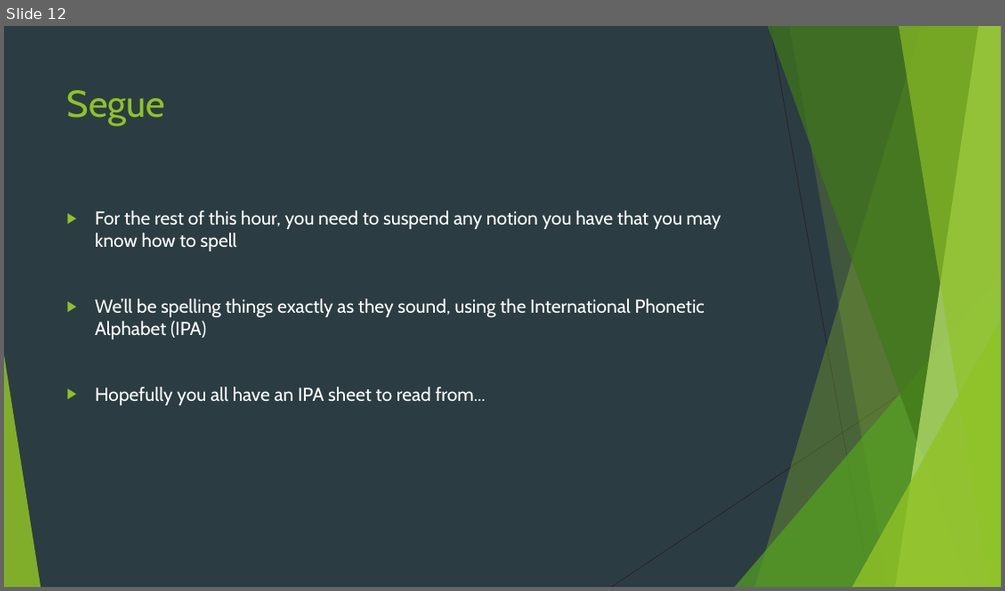
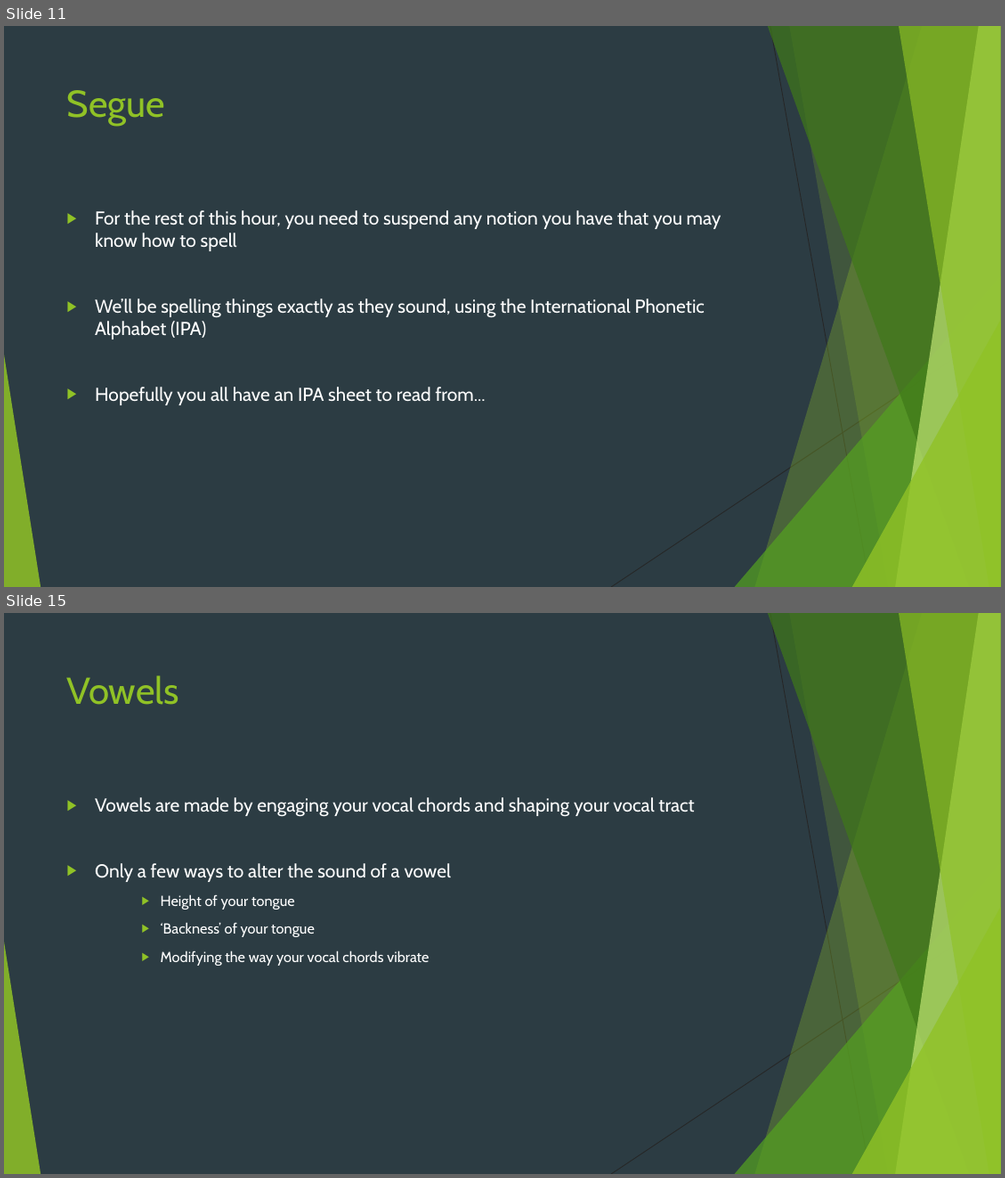
Before and after one commit to krownniuqjk/Lectures, a slide deck: Short Course in Linguistics Wk 1.pptx. Shown one above the other, each under a label of ours: slide 12 before the commit, slides 11 and 15 after it; the slides between them are not shown. The pictures are 1005x591 and 1005x1178 pixels, drawn with LibreOffice and Linux fonts; fonts in the diff are those of the drawing. Boxes give left, top, right and bottom in pixels: in the first picture for what was removed or moved away, otherwise in the second. Text is boxed around its words. In the diff, an @@ line names an element or a change of style, - is before the commit and + after.

```diff
--- a/Short Course in Linguistics Wk 1.pptx
+++ b/Short Course in Linguistics Wk 1.pptx
@@ slide 15 added at (4, 613, 1001, 1174), background #2C3C43; not listed: 10 template elements that a slide beside it also shows @@
@@ title added at (67, 675, 179, 705), 36 pt, text #90C226 @@
+Vowels
@@ text added at (95, 797, 694, 965), 18 pt, text #FFFFFF @@
+▶ Vowels are made by engaging your vocal chords and shaping your vocal tract
+▶ Only a few ways to alter the sound of a vowel
+    ▶ Height of your tongue
+    ▶ ‘Backness’ of your tongue
+    ▶ Modifying the way your vocal chords vibrate
@@ what was slide 12 is now slide 11 @@
```
Also in this commit, not shown: 1 slide changed, 3 other slides added.
